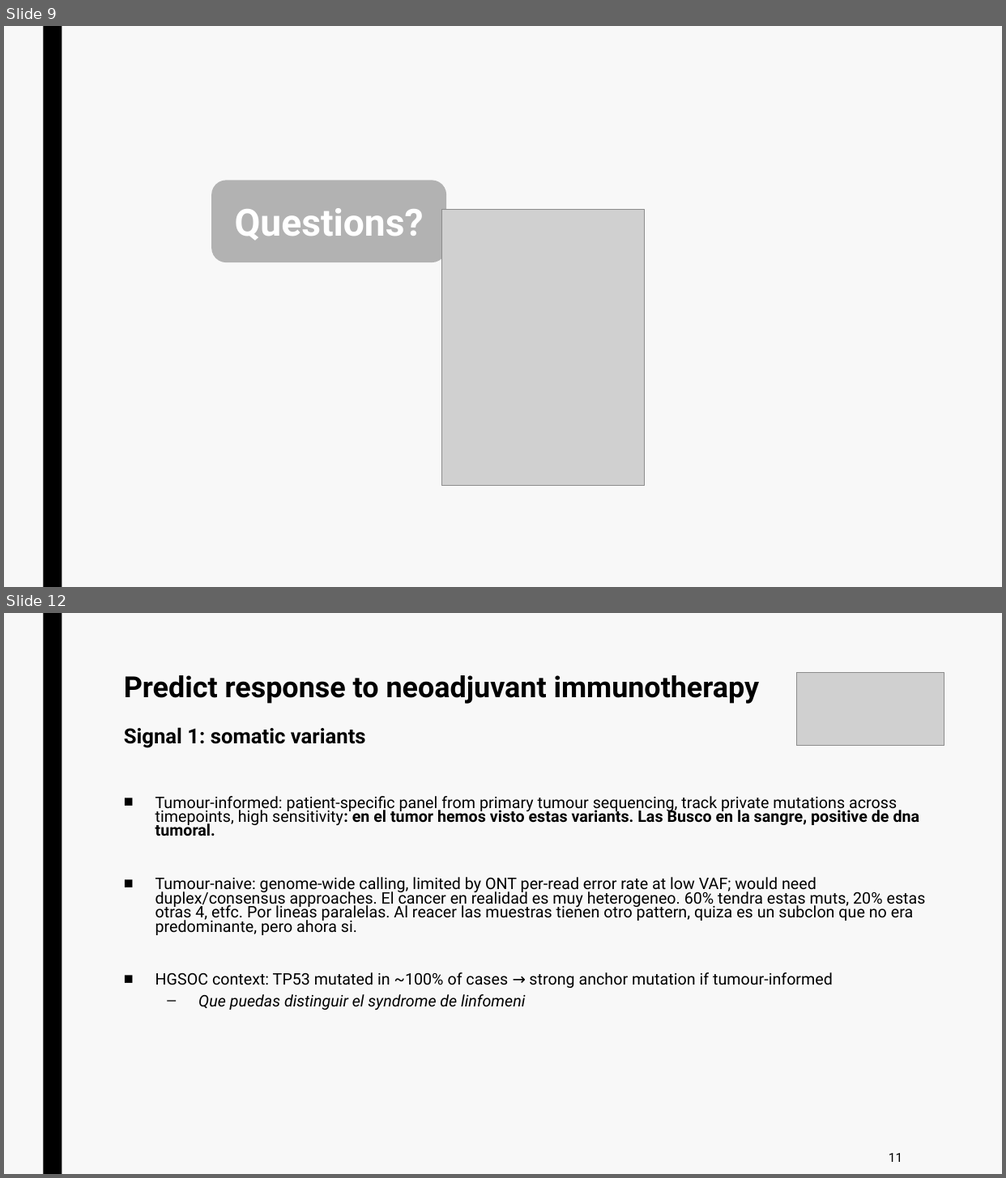
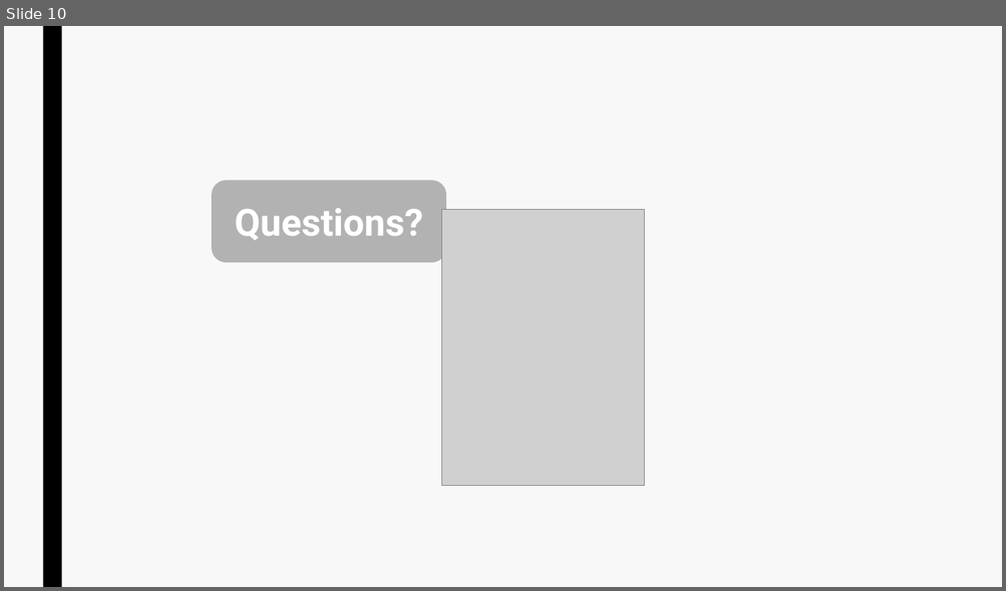
Before and after one commit to jurtasun/presentations, a slide deck: 202609_vhio_symposium/202609_vhio_technical.ppt. Shown one above the other, each under a label of ours: slides 9 and 12 before the commit, slide 10 after it; the slides between them are not shown. The pictures are 1006x1178 and 1006x591 pixels, drawn with LibreOffice and Linux fonts; fonts in the diff are those of the drawing; grey boxes stand for pictures. Boxes give left, top, right and bottom in pixels: in the first picture for what was removed or moved away, otherwise in the second. Text is boxed around its words. In the diff, an @@ line names an element or a change of style, - is before the commit and + after.

```diff
--- a/202609_vhio_symposium/202609_vhio_technical.ppt
+++ b/202609_vhio_symposium/202609_vhio_technical.ppt
@@ slide 12 removed at (4,613,1002,1174), background #F8F8F8; not listed: 1 template element that a slide beside it also shows @@
@@ title removed at (124,675,760,748) @@
-Predict response to neoadjuvant immunotherapy
-Signal 1: somatic variants
@@ picture removed at (797,672,945,746) @@
@@ text removed at (155,796,926,1011) @@
-■ Tumour-informed: patient-specific panel from primary tumour sequencing, track private mutations across timepoints, high sensitivity: en el tumor hemos visto estas variants. Las Busco en la sangre, positive de dna tumoral.
-■ Tumour-naive: genome-wide calling, limited by ONT per-read error rate at low VAF; would need duplex/consensus approaches. El cancer en realidad es muy heterogeneo. 60% tendra estas muts, 20% estas otras 4, etfc. Por lineas paralelas. Al reacer las muestras tienen otro pattern, quiza es un subclon que no era predominante, pero ahora si.
-■ HGSOC context: TP53 mutated in ~100% of cases → strong anchor mutation if tumour-informed
-  – Que puedas distinguir el syndrome de linfomeni
@@ page number removed at (889,1153,902,1162) @@
-11
@@ what was slide 9 is now slide 10 @@
```
Also in this commit, not shown: 3 slides changed, 11 slides added, 7 other slides removed, 10 other files.
